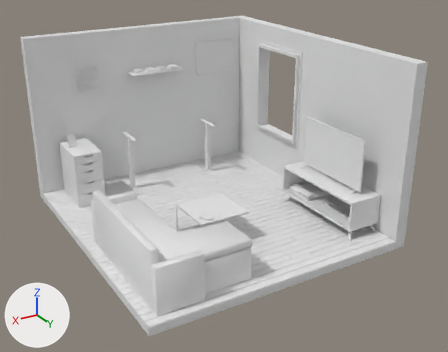
The glTF model public/assets/Room.glb as it was, and as the next commit left it.
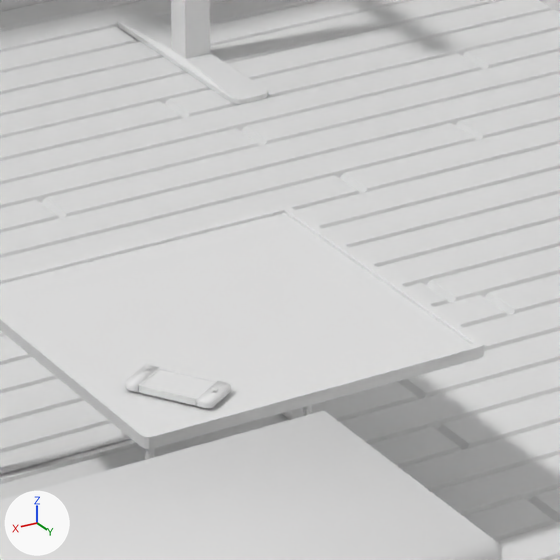
Each version is shown whole from a 50 mm lens placed at (2.55, 5.38, 3.51), pointed at (-0.97, -0.48, 0.58), then close up on the part from 40% to 58% of the width and 46% to 69% of the height. Every picture has the same lights, and +X, +Y and +Z are marked at lower left. Vertices at the same position are counted once.

In view in the first close-up: 'Room'.
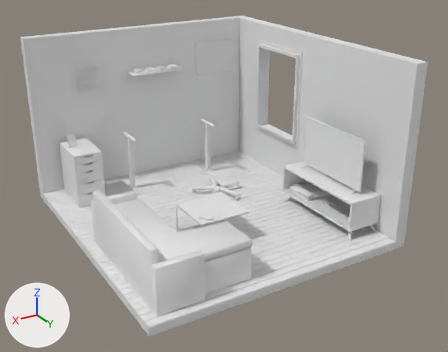
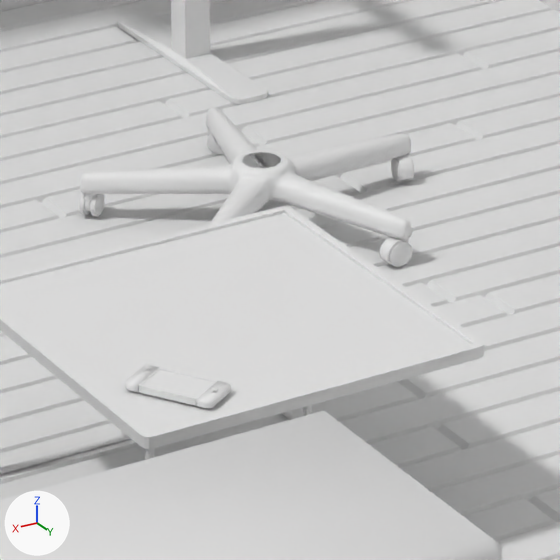
The edits, one by one:
me_cube_004 is used by ob_room; location (0.0, 0.0, 0.0).
me_cube_004 had 12446 vertices, 21287 faces and spanned x -2.5..0.74, y -2.5..1.03, z -0.09..2.07.
me_cube_004 now has 20473 vertices, 36737 faces and spans x -2.5..0.74, y -2.5..1.03, z -0.09..2.07.
me_cube_004 part 1: 8027 vertices added at x -1.62..-0.97, y -1.49..-0.82, z 0.02..0.14.

Boxes [x1, y1, x2, y2] around the edits, measured in the close-ups (560 x 560 px):
part 1 of me_cube_004, added
    after: [79, 108, 414, 267]
